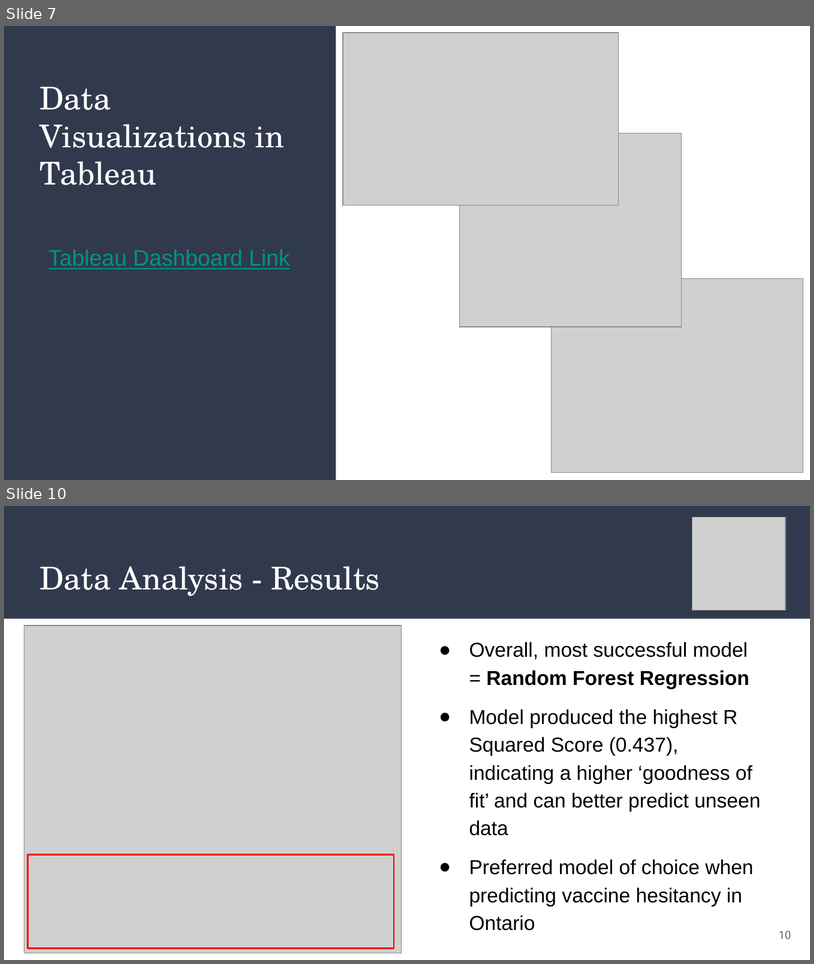
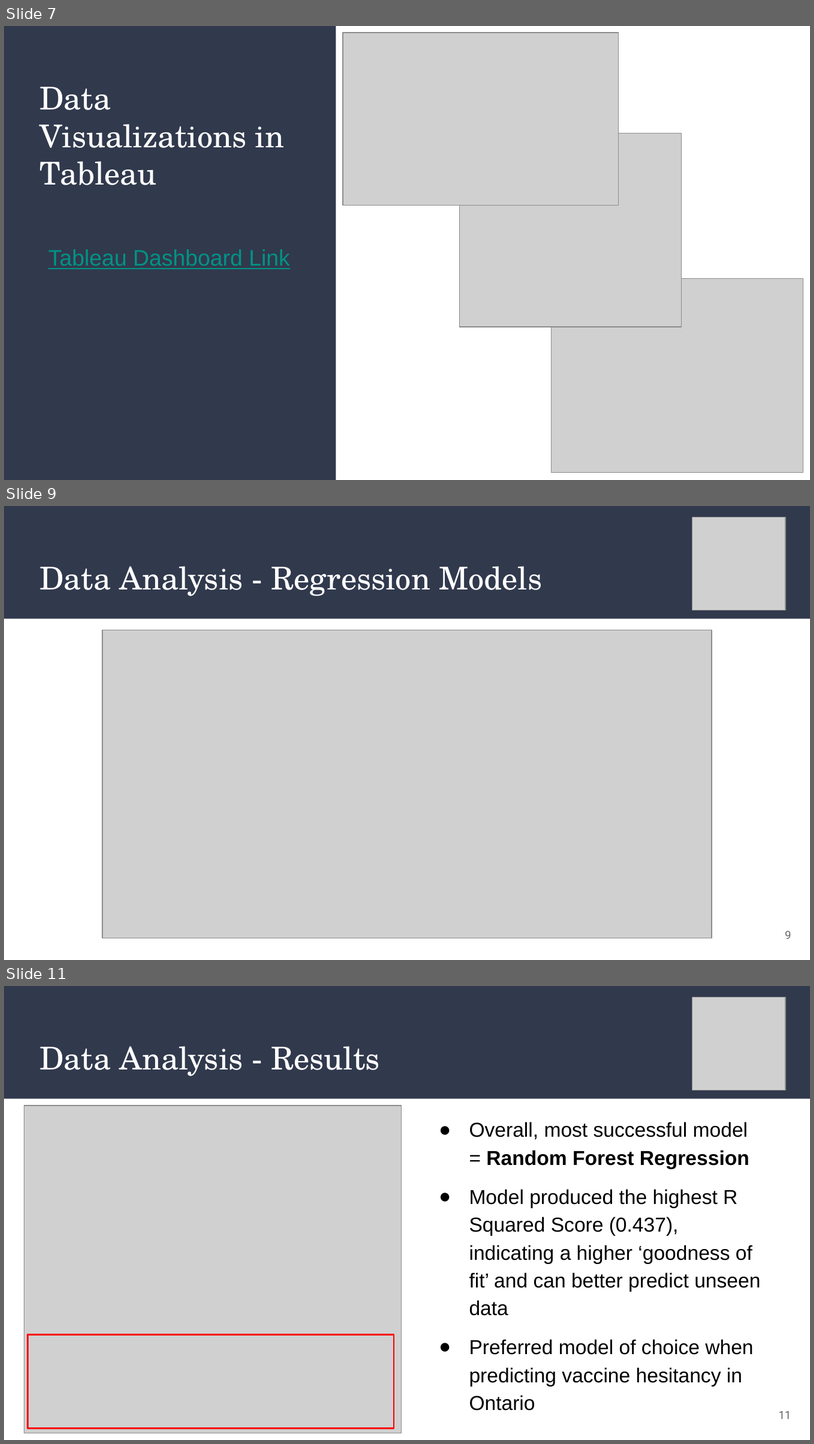
Before and after one commit to AaraniSivasekaram/Predictive_Modelling_Project, a slide deck: Vaccine Hesitancy Presentation.pptx. Shown one above the other, each under a label of ours: slides 7 and 10 before the commit, slides 7, 9 and 11 after it; the slides between them are not shown. The pictures are 814x964 and 814x1444 pixels, drawn with LibreOffice and Linux fonts; fonts in the diff are those of the drawing; grey boxes stand for pictures. Boxes give left, top, right and bottom in pixels: in the first picture for what was removed or moved away, otherwise in the second. Text is boxed around its words. In the diff, an @@ line names an element or a change of style, - is before the commit and + after.

Commit message:
Update data analysis section of presentation

```diff
--- a/Vaccine Hesitancy Presentation.pptx
+++ b/Vaccine Hesitancy Presentation.pptx
@@ slide 9 added at (4, 506, 810, 960), background #FFFFFF; not listed: 1 template element that a slide beside it also shows @@
@@ picture added at (693, 517, 786, 611) @@
@@ title added at (39, 566, 542, 596), 28 pt, text #FFFFFF @@
+Data Analysis - Regression Models
@@ picture added at (102, 630, 712, 938) @@
@@ page number added at (785, 930, 791, 939), 10 pt, text #666666 @@
+9
@@ what was slide 10 is now slide 11 @@
@@ page number at (779, 1411, 792, 1419): text changed @@
-10
+11
```
Also in this commit, not shown: 2 slides changed.
